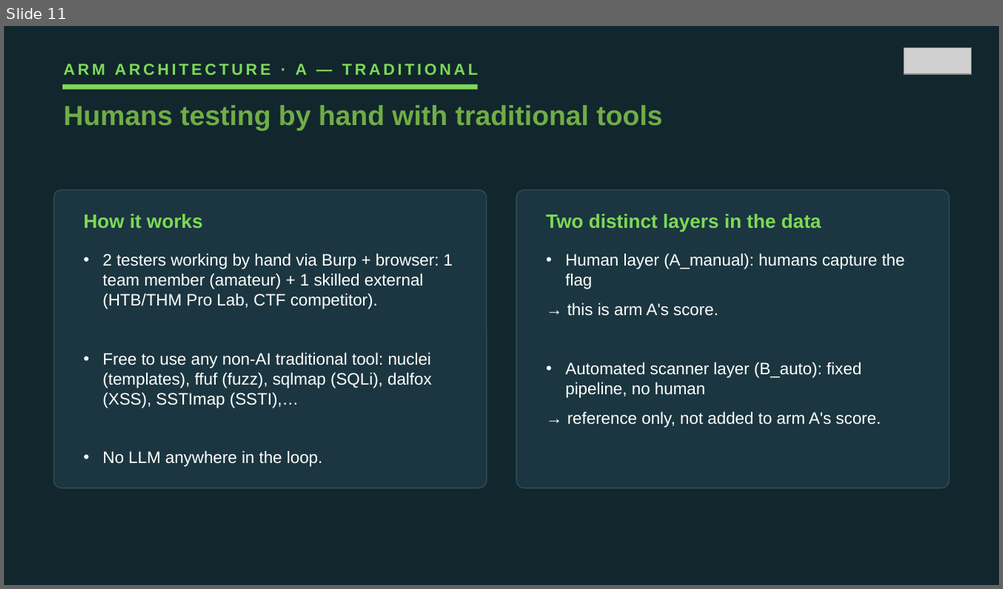
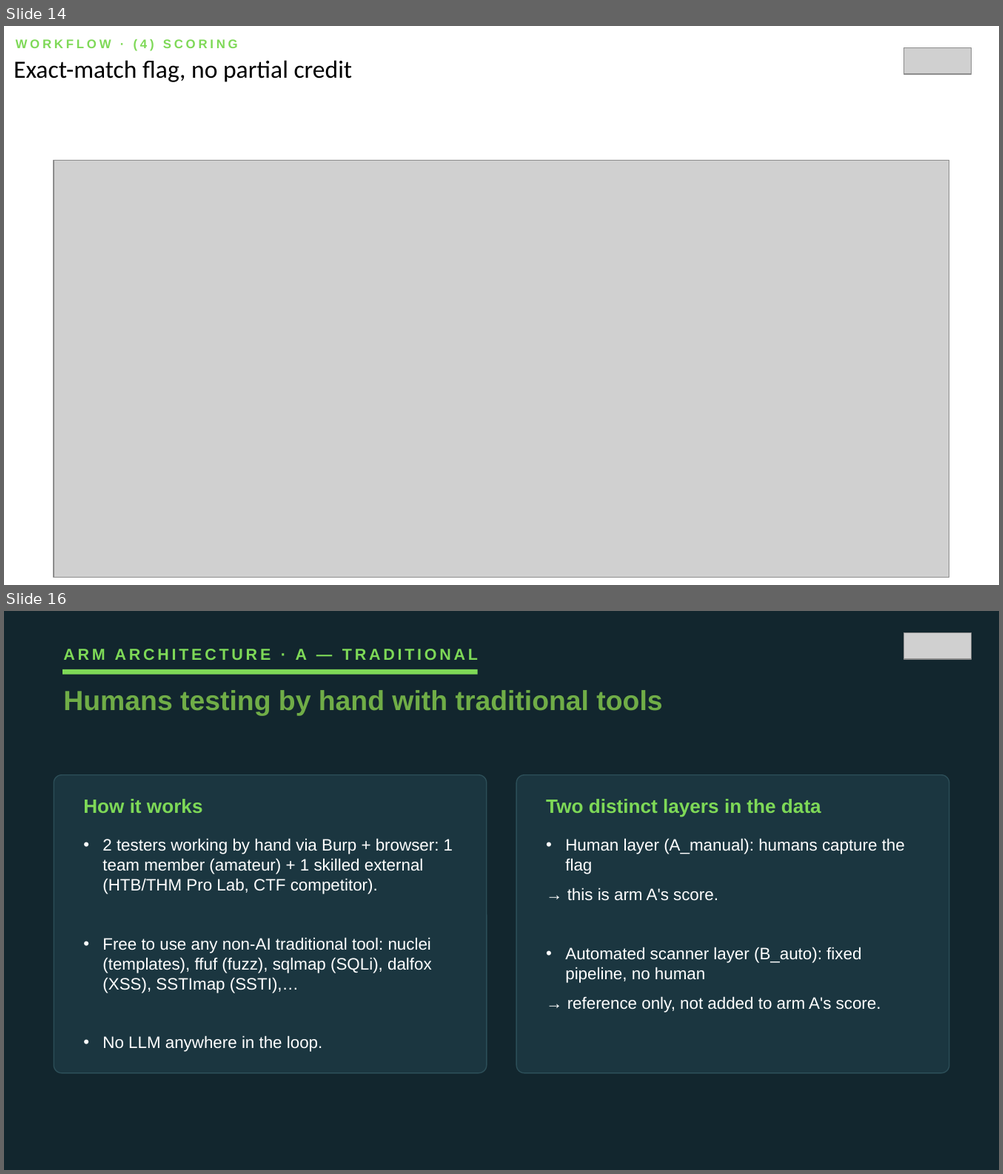
Before and after one commit to VuNguyenBinh/KLTN-FA26, a slide deck: Slide/KTLN_slide_EN.pptx. Shown one above the other, each under a label of ours: slide 11 before the commit, slides 14 and 16 after it; the slides between them are not shown. The pictures are 1003x589 and 1003x1174 pixels, drawn with LibreOffice and Linux fonts; fonts in the diff are those of the drawing; grey boxes stand for pictures. Boxes give left, top, right and bottom in pixels: in the first picture for what was removed or moved away, otherwise in the second. Text is boxed around its words. In the diff, an @@ line names an element or a change of style, - is before the commit and + after.

```diff
--- a/Slide/KTLN_slide_EN.pptx
+++ b/Slide/KTLN_slide_EN.pptx
@@ slide 14 added at bbox=[4, 26, 999, 585], background #FFFFFF @@
@@ text added at bbox=[16, 39, 238, 51], 9 pt, text #7ED957, bold @@
+WORKFLOW · (4) SCORING
@@ text added at bbox=[14, 60, 353, 82], 18 pt, text #000000 @@
+Exact-match flag, no partial credit
@@ picture added at bbox=[903, 48, 970, 74] @@
@@ picture added at bbox=[54, 160, 949, 578] @@
@@ what was slide 11 is now slide 16 @@
```
Also in this commit, not shown: 4 other slides added, 2 other files.
